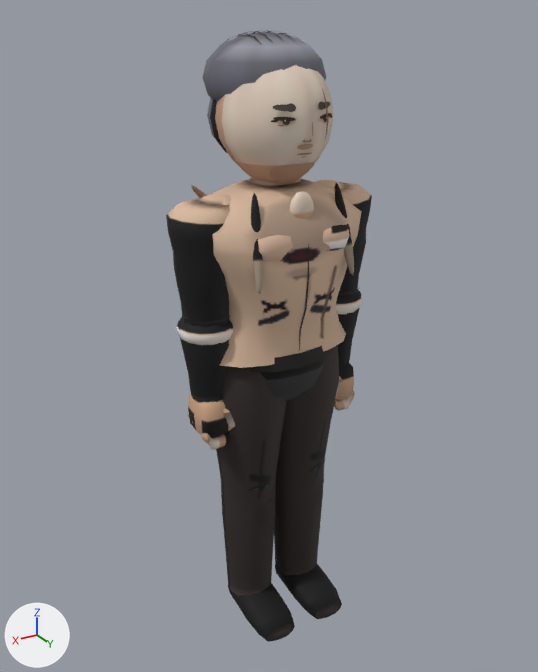
An edit to the glTF model assets/models/hwangbomincheol_a.glb, drawn before and after from the same camera.
The view is the same before and after, from a 50 mm lens placed at (1.154, 1.892, 1.963), pointed at (0.004, -0.024, 1.005). Lighting does not change. The marker at lower left points along +X, +Y and +Z. The first picture is the older version. Vertices at exactly the same position are counted once.

Script lines for the objects in view, before the commit:
```python
me_mesh_0 = bpy.data.meshes.new('Mesh_0')
me_mesh_0.from_pydata(...)  # 4618 vertices, 8364 faces; spans x -0.34..0.34, y -0.22..0.24, z -0.03..1.93
me_mesh_0.materials.append(mat_material_0)
ob_body = bpy.data.objects.new('Body', me_mesh_0)
ob_body.location = (0.0, 0.0, 0.0)
```
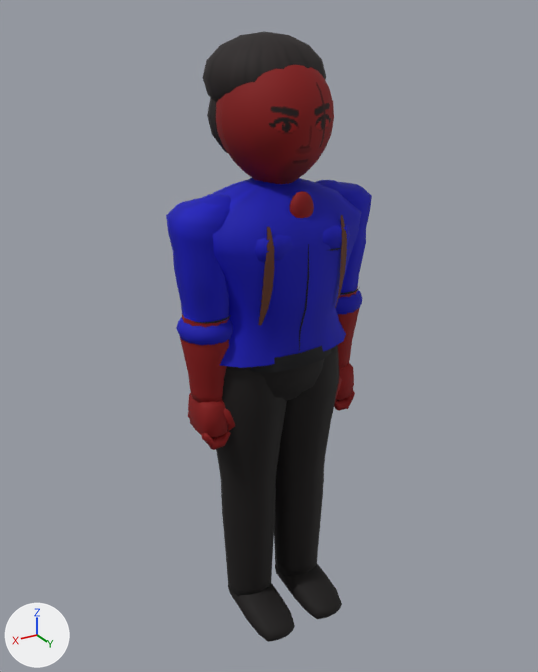
Edits to the bpy script that builds the scene:
```text
Change me_mesh_0:
    used by ob_body; location = (0.0, 0.0, 0.0)
    remove me_mesh_0.from_pydata(...)  # 4618 vertices, 8364 faces; spans x -0.34..0.34, y -0.22..0.24, z -0.03..1.93
    add me_mesh_0.from_pydata(...)  # 3423 vertices, 6378 faces; spans x -0.34..0.34, y -0.22..0.24, z -0.03..1.92
    me_mesh_0 part 1: the loose piece of 12 vertices spanning x -0.15..-0.05, y -0.1..-0.08, z 0.44..0.45 is copied, and the copy is multiplied about its middle by the matrix ((0.122, 0.328, 3.03), (0.312, -3.018, 0.314), (3.032, 0.297, -0.154)), then moved by (-0.03, 0.26, 0.84); it spans x -0.14..-0.11, y 0.14..0.19, z 1.13..1.43
    me_mesh_0 part 2: the loose piece of 12 vertices spanning x 0.05..0.15, y -0.1..-0.08, z 0.44..0.45 is copied, and the copy is multiplied about its middle by the matrix ((-0.122, -0.328, 3.03), (0.312, -3.018, -0.314), (3.032, 0.297, 0.154)), then moved by (0.03, 0.26, 0.84); it spans x 0.11..0.14, y 0.14..0.19, z 1.13..1.43
    me_mesh_0 part 3: 22 loose pieces with 1062 vertices, spanning x -0.19..0.19, y -0.19..0.19, z 1.15..1.78, are deleted
    me_mesh_0 part 4: 14 vertices moved from x -0.09..0.09, y -0.1..0.17, z 1.51..1.7 to x -0.09..0.09, y -0.1..0.17, z 1.5..1.7; 483 vertices removed from x -0.16..0.16, y -0.22..0.17, z 1.51..1.93; 302 vertices added at x -0.17..0.17, y -0.17..0.17, z 1.5..1.88
    me_mesh_0 part 5: 5695 kept faces spanning x -0.34..0.34, y -0.22..0.24, z -0.03..1.92 get new vertex colours
    other edits to the shape of me_mesh_0 do not show in these pictures
```

Location of each change, [x1, y1, x2, y2] in pixels of the pictures (538 x 672 px; the box of a moved part takes in the faces that stretch with it):
'Body', reshaped
    before: [166, 30, 372, 642]
    after: [166, 32, 372, 642]
part 1 of me_mesh_0, added
    after: [335, 215, 347, 308]
part 2 of me_mesh_0, added (brown)
    after: [258, 227, 274, 325]
part 3 of me_mesh_0, deleted
    before: [191, 89, 354, 294]
part 4 of me_mesh_0, moved or reshaped
    before: [215, 30, 334, 184]
    after: [216, 65, 334, 184]
part 5 of me_mesh_0, recoloured
    both: [166, 32, 372, 640]
